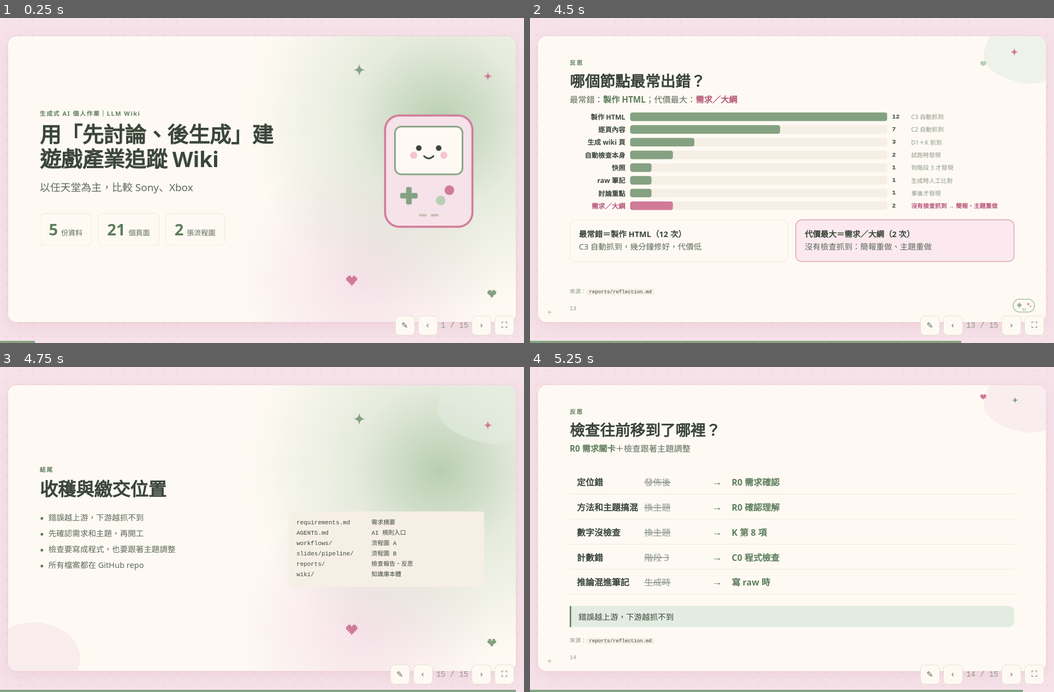
Above: before the commit, frames 1-4 (two rows, left to right).
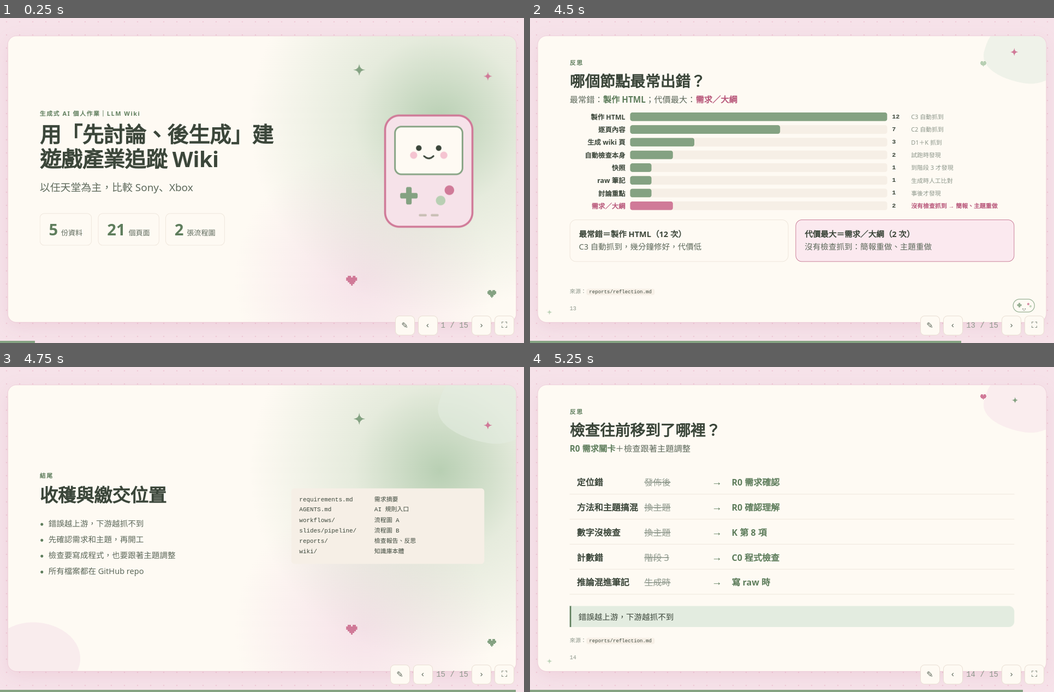
Above: after the commit, the same moments.

Repository: karen623/game-industry-llm-wiki
Game: browser game, page slides/game-industry-wiki.html
Two runs of this game, one before a commit and one after it. Both use one fixed random seed, a clock stepped at 60 frames per second and the inputs below.
Inputs (mouse positions are in pixels of both pictures, inside the frame that each line leads up to):
- Up to frame 1 (0.25 s): no input
- Up to frame 2 (4.5 s): click (792, 180) at 0.27 s; hold Right 1.03-1.53 s; tap Space every 0.5 s from 1.1 to 4.1 s; hold Down 1.58-1.85 s; hold Left 1.9-2.47 s; hold Right 2.52-3.18 s; hold Left 3.23-3.67 s; hold Down 3.72-4.05 s; hold Right from 4.1 s (still down)
- Up to frame 3 (4.75 s): release Right at 4.6 s; tap Space at 4.6 s; hold Down from 4.65 s (still down)
- Up to frame 4 (5.25 s): release Down at 4.92 s; hold Left from 4.97 s (still down); tap Space at 5.1 s

Frames 1-2 are identical in both runs. In frame 3, 5.2% of the frame differs, in the area x 7-93%, y 30-65%; in frame 4, nothing differs.

Commit message:
結尾頁檔案清單垂直置中
Co-Authored-By: Claude Opus 5.5 <noreply@anthropic.com>

Diff:
--- a/slides/game-industry-wiki.html
+++ b/slides/game-industry-wiki.html
@@ -473,15 +473,17 @@
 </section>
 <!-- 15 -->
 <section class="slide title-slide">
-  <div class="kicker">結尾</div>
-  <h1 style="font-size:46px">收穫與繳交位置</h1>
-  <div class="grid2" style="margin-top:30px;grid-template-columns:1.1fr .9fr">
-    <ul class="dots">
+  <div class="grid2" style="grid-template-columns:1.1fr .9fr;align-items:center;gap:40px">
+    <div>
+      <div class="kicker">結尾</div>
+      <h1 style="font-size:46px">收穫與繳交位置</h1>
+      <ul class="dots" style="margin-top:30px">
       <li>錯誤越上游，下游越抓不到</li>
       <li>先確認需求和主題，再開工</li>
       <li>檢查要寫成程式，也要跟著主題調整</li>
       <li>所有檔案都在 GitHub repo</li>
     </ul>
+    </div>
     <pre class="tree">requirements.md      需求摘要
 AGENTS.md            AI 規則入口
 workflows/           流程圖 A
--- a/slides/pipeline/v4/03-deck.html
+++ b/slides/pipeline/v4/03-deck.html
@@ -473,15 +473,17 @@
 </section>
 <!-- 15 -->
 <section class="slide title-slide">
-  <div class="kicker">結尾</div>
-  <h1 style="font-size:46px">收穫與繳交位置</h1>
-  <div class="grid2" style="margin-top:30px;grid-template-columns:1.1fr .9fr">
-    <ul class="dots">
+  <div class="grid2" style="grid-template-columns:1.1fr .9fr;align-items:center;gap:40px">
+    <div>
+      <div class="kicker">結尾</div>
+      <h1 style="font-size:46px">收穫與繳交位置</h1>
+      <ul class="dots" style="margin-top:30px">
       <li>錯誤越上游，下游越抓不到</li>
       <li>先確認需求和主題，再開工</li>
       <li>檢查要寫成程式，也要跟著主題調整</li>
       <li>所有檔案都在 GitHub repo</li>
     </ul>
+    </div>
     <pre class="tree">requirements.md      需求摘要
 AGENTS.md            AI 規則入口
 workflows/           流程圖 A
Not shown, changed: slides/pipeline/v4/04-review.md
